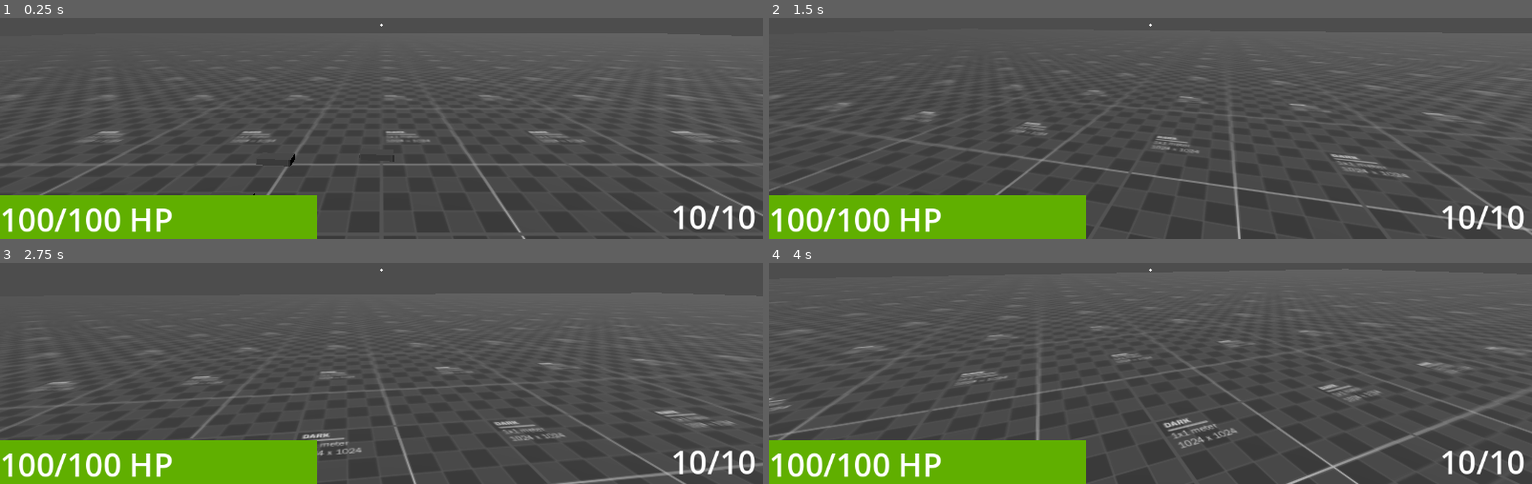
Above: before the commit, frames 1-4 (two rows, left to right).
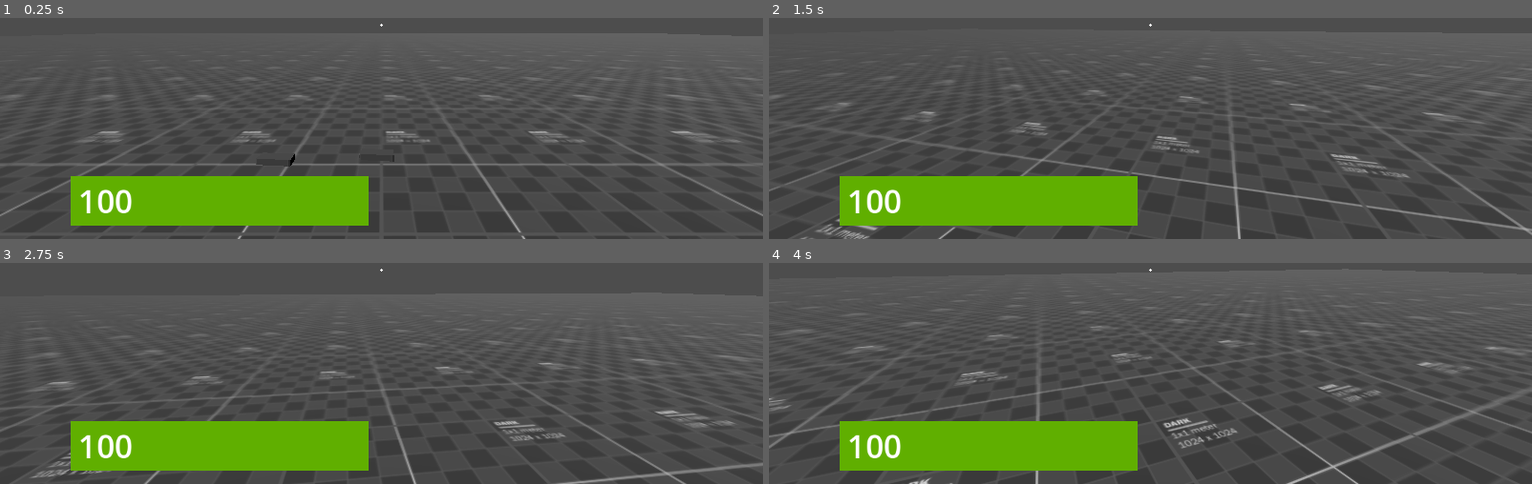
Above: after the commit, the same moments.

Repository: dairycultist/Deadman-Survival
Game: Godot game, scene res://world/world.tscn
The game is run twice, just before and just after one commit, with the same random seed, the same clock (stepped at 60 frames per second) and the same inputs.
Inputs (mouse positions are in pixels of both pictures, inside the frame that each line leads up to):
- Up to frame 1 (0.25 s): no input
- Up to frame 2 (1.5 s): tap Enter at 0.5 s; move the mouse to (1188, 22) at 0.52 s; press the mouse at (1188, 22) at 0.53 s; hold W (walk_up) from 0.53 s (still down); move the mouse to (1112, 26) at 1.27 s; release the mouse at (1112, 26) at 1.28 s; right-click (1112, 26) at 1.35 s
- Up to frame 3 (2.75 s): keep holding W (walk_up); click (343, 271) at 1.55 s; move the mouse to (outside the picture) at 2.02 s; press the mouse at (outside the picture) at 2.03 s
- Up to frame 4 (4 s): keep holding W (walk_up); move the mouse to (1142, 276) at 2.77 s; release the mouse at (1142, 276) at 2.78 s; tap E (interact) at 2.85 s; click (1142, 276) at 3.05 s; move the mouse to (1203, 276) at 3.52 s; press the mouse at (1203, 276) at 3.53 s

The runs differ from the first frame. In frame 1, 9.3% of the frame differs, in the area x 0-99%, y 71-100%; in frame 2, 9.3%; in frame 3, 9.3%; in frame 4, 9.3%.

Commit message:
Stylize UI 2

Diff:
--- a/player/player.tscn
+++ b/player/player.tscn
@@ -11,14 +11,17 @@
 [sub_resource type="BoxMesh" id="BoxMesh_4flbx"]
 size = Vector3(1.1, 1.51, 0.3)
 
-[sub_resource type="Theme" id="Theme_qjkh3"]
-default_font_size = 48
-
 [sub_resource type="StyleBoxFlat" id="StyleBoxFlat_qjkh3"]
 bg_color = Color(0.92099476, 0.9209946, 0.9209946, 0.21176471)
 
 [sub_resource type="StyleBoxFlat" id="StyleBoxFlat_g6k8r"]
 bg_color = Color(0.37752393, 0.6876234, 0, 1)
+
+[sub_resource type="LabelSettings" id="LabelSettings_qjkh3"]
+font_size = 48
+
+[sub_resource type="Theme" id="Theme_qjkh3"]
+default_font_size = 48
 
 [node name="Player" type="CharacterBody3D"]
 script = ExtResource("1_4flbx")
@@ -112,20 +115,21 @@
 fit_content = true
 autowrap_mode = 0
 
-[node name="HealthLabel" type="Label" parent="."]
-anchors_preset = 2
+[node name="Health" type="Control" parent="."]
+layout_mode = 3
+anchors_preset = 7
+anchor_left = 0.5
 anchor_top = 1.0
+anchor_right = 0.5
 anchor_bottom = 1.0
-offset_left = 10.0
-offset_top = -67.0
-offset_right = 488.0
-offset_bottom = 4.0
+offset_left = -470.0
+offset_top = -95.0
+offset_right = -20.0
+offset_bottom = -20.0
+grow_horizontal = 2
 grow_vertical = 0
-theme = SubResource("Theme_qjkh3")
-text = "50"
-vertical_alignment = 2
 
-[node name="Bar" type="ProgressBar" parent="HealthLabel"]
+[node name="Bar" type="ProgressBar" parent="Health"]
 z_index = -1
 layout_mode = 1
 anchors_preset = 15
@@ -138,18 +142,28 @@
 value = 100.0
 show_percentage = false
 
-[node name="ItemLabel" type="Label" parent="."]
-anchors_preset = 3
-anchor_left = 1.0
-anchor_top = 1.0
+[node name="Label" type="Label" parent="Health"]
+layout_mode = 1
+anchors_preset = 15
 anchor_right = 1.0
 anchor_bottom = 1.0
-offset_left = -164.0
-offset_top = -67.0
-offset_right = -10.001099
-grow_horizontal = 0
+grow_horizontal = 2
+grow_vertical = 2
+text = " 100"
+label_settings = SubResource("LabelSettings_qjkh3")
+vertical_alignment = 1
+
+[node name="ItemLabel" type="Label" parent="."]
+anchors_preset = 7
+anchor_left = 0.5
+anchor_top = 1.0
+anchor_right = 0.5
+anchor_bottom = 1.0
+offset_left = 20.0
+offset_top = -87.0
+offset_right = 180.0
+offset_bottom = -20.0
+grow_horizontal = 2
 grow_vertical = 0
 theme = SubResource("Theme_qjkh3")
-text = "10/10"
-horizontal_alignment = 2
 vertical_alignment = 2
--- a/player/player_controller.gd
+++ b/player/player_controller.gd
@@ -31,8 +31,8 @@
 	amt = super.change_health(amt)
 
 	if amt != 0:
-		$HealthLabel.text = str(_health) + "/100 HP"
-		$HealthLabel/Bar.value = _health
+		$Health/Label.text = " " + str(_health)
+		$Health/Bar.value = _health
 		hp_animation_fac = 1.0
 		hp_animation_is_heal = amt > 0
 
@@ -41,7 +41,7 @@
 func _ready() -> void:
 	Input.set_mouse_mode(Input.MOUSE_MODE_CAPTURED)
 	get_backpack().visible = false
-	$HealthLabel.text = str(_health) + "/100 HP"
+	$Health/Label.text = " " + str(_health)
 
 func _process(delta: float) -> void:
 
@@ -77,10 +77,10 @@
 
 	# hp heal/hurt animation
 	if hp_animation_is_heal:
-		$HealthLabel.modulate = Color(1.0 - hp_animation_fac, 1.0, 1.0 - hp_animation_fac * hp_animation_fac, 1.0)
-	else:
-		$HealthLabel.modulate = Color(1.0, 1.0 - hp_animation_fac * hp_animation_fac, 1.0 - hp_animation_fac, 1.0)
-	$HealthLabel.position.x = sin(hp_animation_fac) * hp_animation_fac * 10.0
+		$Health.modulate = Color(1.0 - hp_animation_fac, 1.0, 1.0 - hp_animation_fac * hp_animation_fac, 1.0)
+	else:
+		$Health.modulate = Color(1.0, 1.0 - hp_animation_fac * hp_animation_fac, 1.0 - hp_animation_fac, 1.0)
+	$Health/Label.position.x = sin(hp_animation_fac) * hp_animation_fac * 10.0
 
 	if hp_animation_fac - delta * 2.666 > 0.0:
 		hp_animation_fac -= delta * 2.666 # decrease at 160 bpm
Not shown: 1 places in player/player.tscn that only renumber resources
